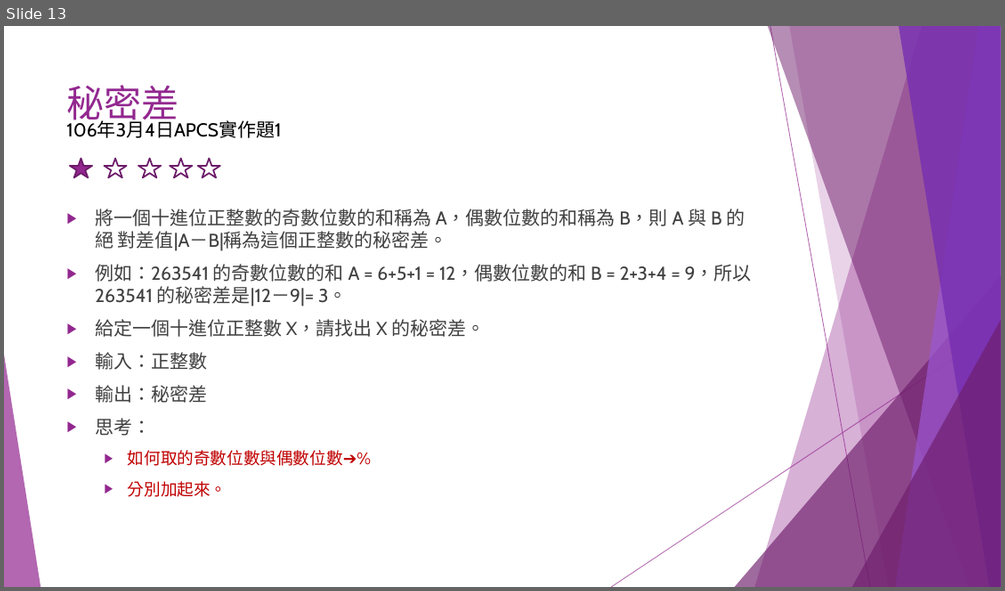
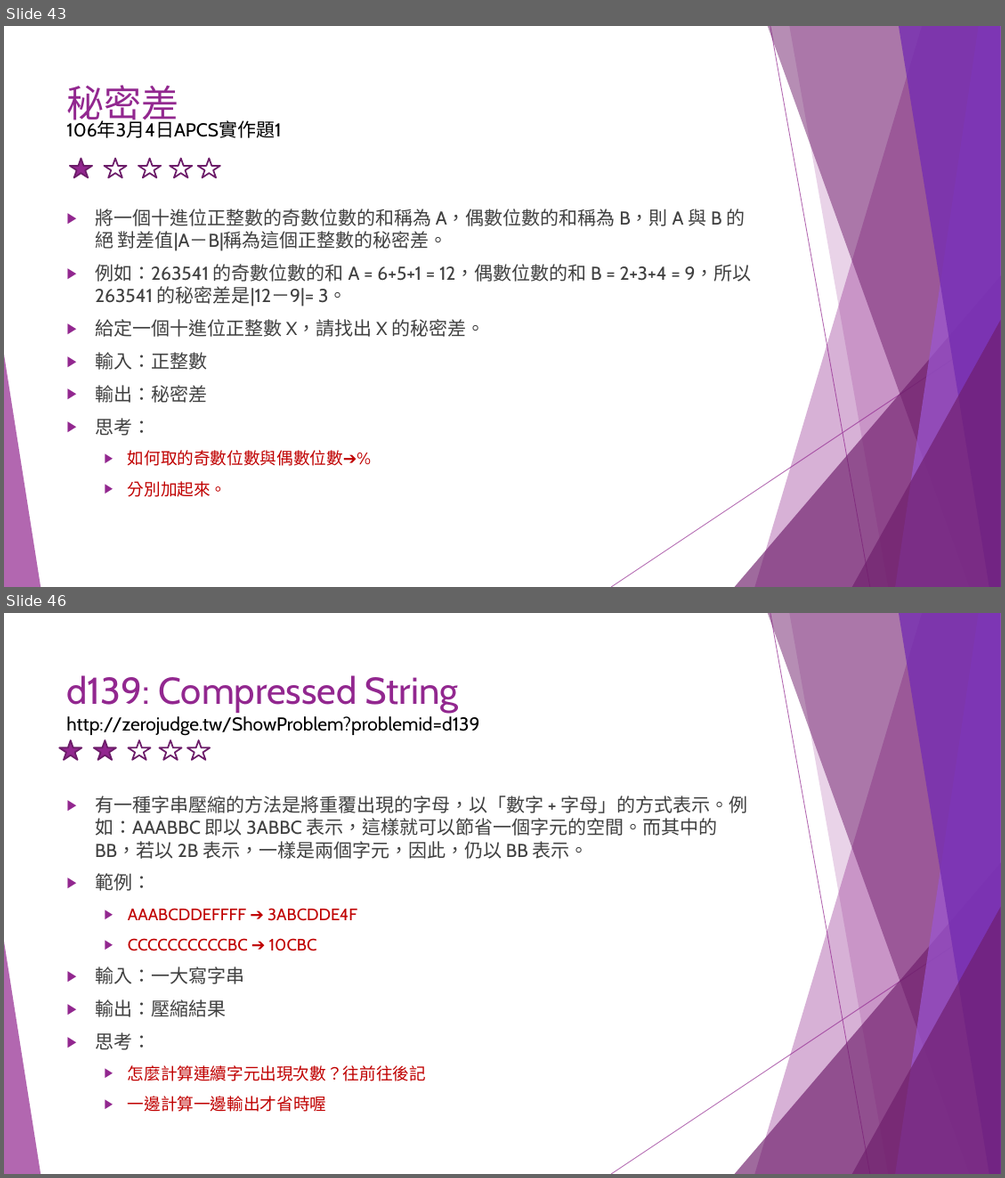
Before and after one commit to liulawsi/My_PPTs, a slide deck: CHING JIAN/C_Class/A1_邏輯思考訓練題.pptx. Shown one above the other, each under a label of ours: slide 13 before the commit, slides 43 and 46 after it; the slides between them are not shown. The pictures are 1005x591 and 1005x1178 pixels, drawn with LibreOffice and Linux fonts; fonts in the diff are those of the drawing. Boxes give left, top, right and bottom in pixels: in the first picture for what was removed or moved away, otherwise in the second. Text is boxed around its words. In the diff, an @@ line names an element or a change of style, - is before the commit and + after.

```diff
--- a/CHING JIAN/C_Class/A1_邏輯思考訓練題.pptx
+++ b/CHING JIAN/C_Class/A1_邏輯思考訓練題.pptx
@@ slide 46 added at <box>4,613,1001,1174</box>, background #FFFFFF; not listed: 10 template elements that a slide beside it also shows @@
@@ title added at <box>67,675,459,713</box>, 36 pt, text #92278F @@
+d139: Compressed String
@@ text added at <box>66,716,479,736</box>, 18 pt, text #000000 @@
+http://zerojudge.tw/ShowProblem?problemid=d139
@@ group added at <box>59,740,210,760</box>: 5 stars @@
@@ text added at <box>95,795,747,1111</box>, 18 pt, text #404040 @@
+▶ 有一種字串壓縮的方法是將重覆出現的字母，以「數字 + 字母」的方式表示。例如：AAABBC 即以 3ABBC 表示，這樣就可以節省一個字元的空間。而其中的 BB，若以 2B 表示，一樣是兩個字元，因此，仍以 BB 表示。
+▶ 範例：
+  ▶ AAABCDDEFFFF ➔ 3ABCDDE4F
+  ▶ CCCCCCCCCCBC ➔ 10CBC
+▶ 輸入：一大寫字串
+▶ 輸出：壓縮結果
+▶ 思考：
+  ▶ 怎麼計算連續字元出現次數？往前往後記
+  ▶ 一邊計算一邊輸出才省時喔
@@ what was slide 13 is now slide 43 @@
```
Also in this commit, not shown: 4 slides changed, 11 other slides added.
